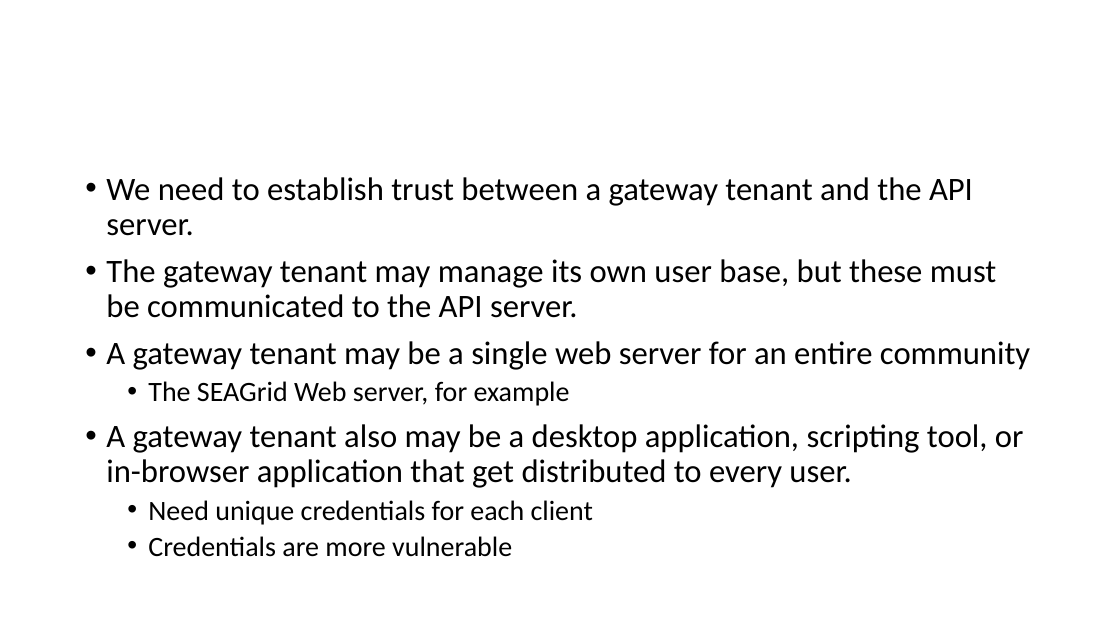
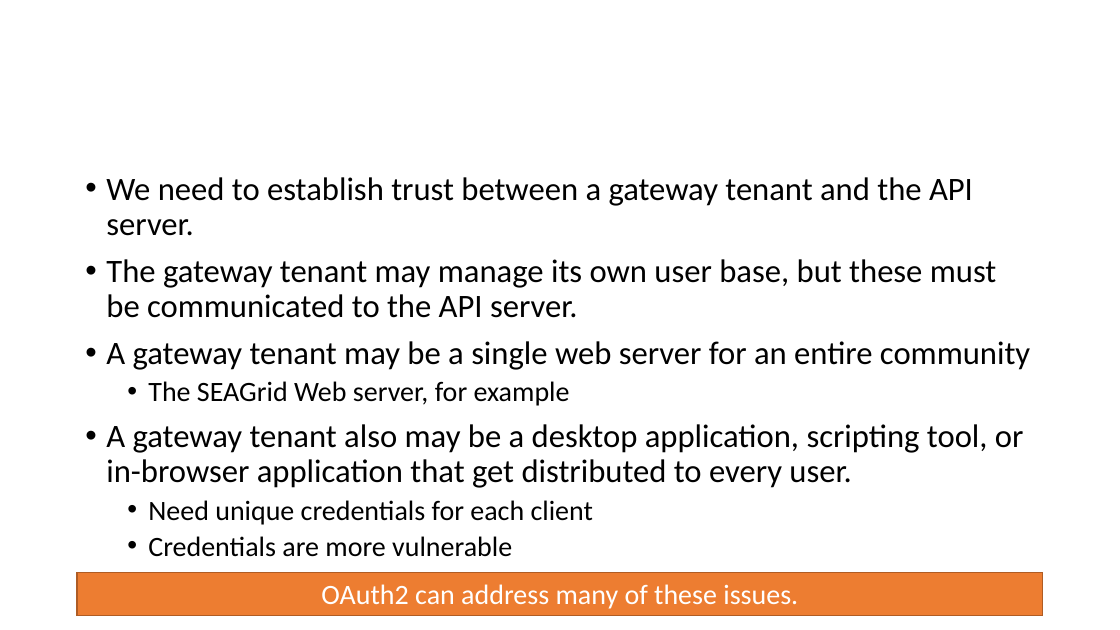
Before and after one commit to airavata-courses/airavata-courses.github.io, a slide deck: slide 6 of slides/Fall2017-OAuth2-OIDC.pptx (slide 5 before the commit). Drawn at 1120x630 pixels with LibreOffice and Linux fonts; fonts in the diff are those of the drawing. Boxes give left, top, right and bottom in pixels: in the first picture for what was removed or moved away, otherwise in the second. Text is boxed around its words. In the diff, an @@ line names an element or a change of style, - is before the commit and + after.

Commit message:
Updating OAuth2 slides

```diff
--- a/slides/Fall2017-OAuth2-OIDC.pptx
+++ b/slides/Fall2017-OAuth2-OIDC.pptx
@@ rectangle added at [77, 573, 1044, 615], fill #ED7D31, outline #AF5C24 1 pt, 24 pt, text #FFFFFF @@
+OAuth2 can address many of these issues.
```
Also in this commit, not shown: 13 other slides changed, 2 slides added, 7 slides removed.
